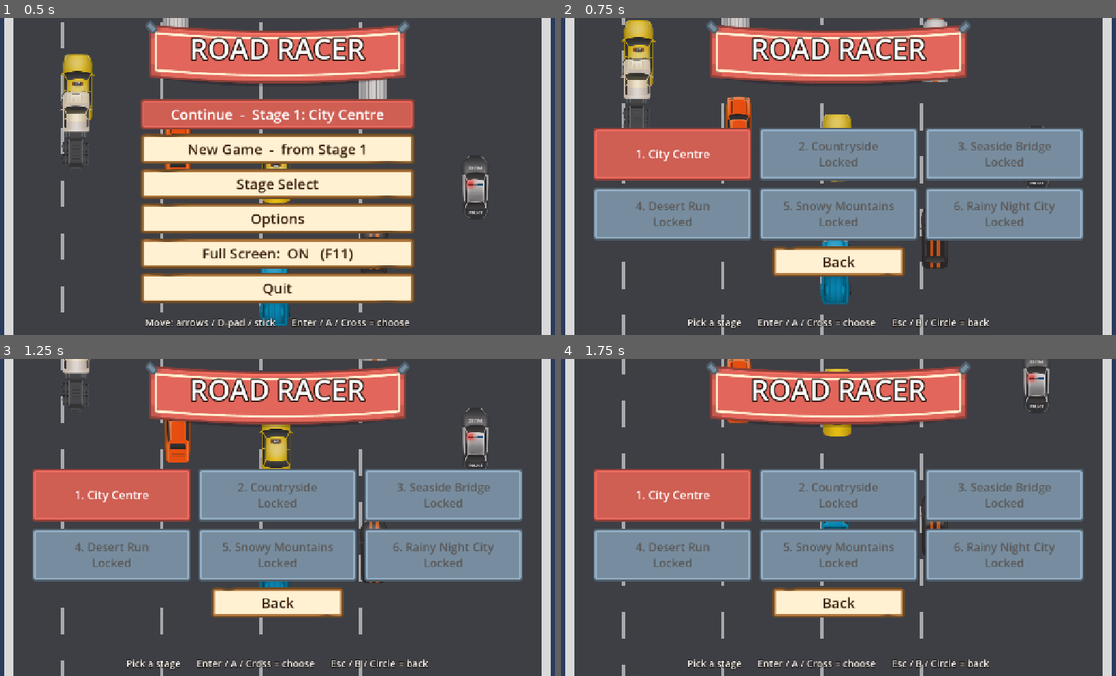
Above: before the commit, frames 1-4 (two rows, left to right).
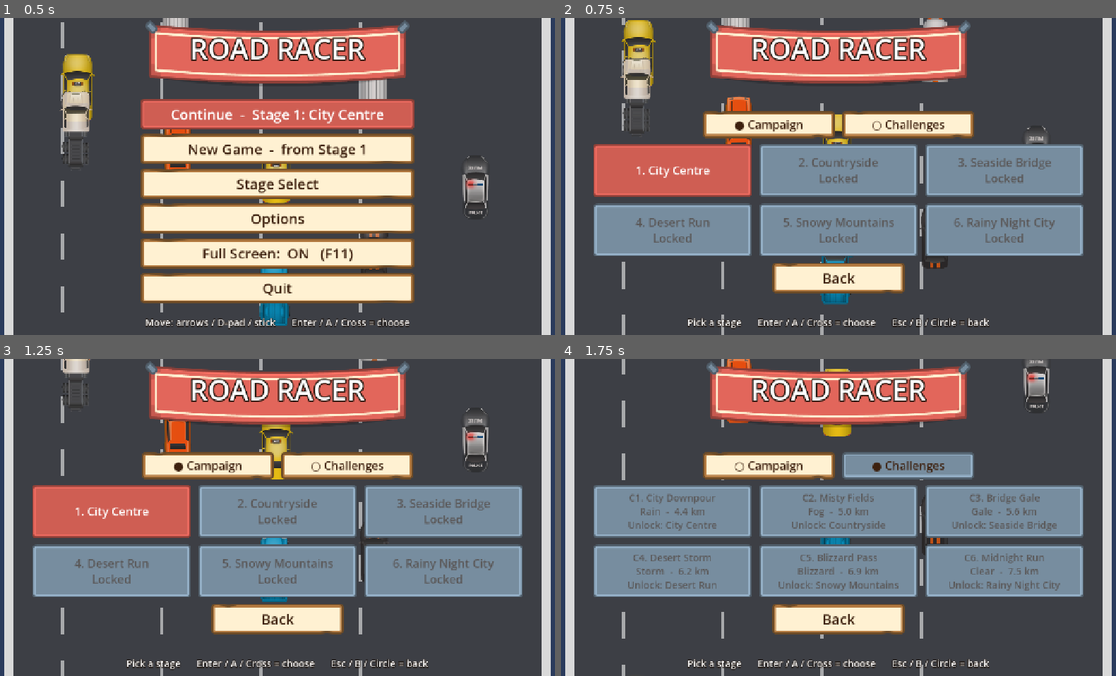
Above: after the commit, the same moments.

Repository: m-nagy/RoadRacer
Game: Godot game, scene res://scenes/title/title.tscn
The game is run twice, just before and just after one commit, with the same random seed, the same clock (stepped at 60 frames per second) and the same inputs.
Inputs (mouse positions are in pixels of both pictures, inside the frame that each line leads up to):
- Up to frame 1 (0.5 s): no input
- Up to frame 2 (0.75 s): click "Stage Select" at 0.5 s
- Up to frame 3 (1.25 s): no input
- Up to frame 4 (1.75 s): click (910, 466) at 1.25 s, where only the run after the commit has a clickable "○ Challenges"

Frame 1 is identical in both runs. In frame 2, 24% of the frame differs, in the area x 5-95%, y 29-87%; in frame 3, 24%; in frame 4, 27%.

Commit message:
Phase 6: stage variants (challenges) with their own weather, time of day and length; short-stage time budget; fog, gale, storm, blizzard weathers
Co-Authored-By: Claude Sonnet 5.5 <noreply@anthropic.com>

Diff:
--- a/autoload/autotest.gd
+++ b/autoload/autotest.gd
@@ -23,6 +23,7 @@
 var _kd_state := {}
 var _flow_i := 0
 var diff := ""
+var cleared_arg := ""   # cleared=city,bridge: pretend only these stages are cleared (in memory only)
 var no_time := false
 var hit_kind := ""
 var police_at := -1.0
@@ -82,6 +83,8 @@
 			title_screen = int(a.get_slice("=", 1))
 		elif a.begins_with("tab="):
 			title_tab = int(a.get_slice("=", 1))
+		elif a.begins_with("cleared="):
+			cleared_arg = a.get_slice("=", 1)
 		elif a.begins_with("diff="):
 			diff = a.get_slice("=", 1)
 		elif a == "notime":
@@ -134,6 +137,8 @@
 	Game.prefs_applied = true
 	if diff != "":
 		SaveManager.difficulty = diff
+	if cleared_arg != "":
+		SaveManager.cleared.assign(Array(cleared_arg.split(",")) if cleared_arg != "none" else [])
 	if title_mode:
 		for i in players:
 			Game.players[i].ready = false
@@ -177,6 +182,8 @@
 				var devs: Array = scene.players_screen.devices
 				devs[0]["pos"] = -1
 				devs[1]["pos"] = 1
+			if title_screen == 1 and title_tab == 1:
+				scene.stage_select.select_tab(1)
 			if title_screen == 4 and title_tab == 1:
 				scene.options_screen.select_tab(1)
 		for s in shots:
--- /dev/null
+++ b/data/challenges/blizzard_snow.tres
@@ -0,0 +1,16 @@
+[gd_resource type="Resource" script_class="StageVariant" format=3]
+
+[ext_resource type="Resource" path="res://data/stages/stage5.tres" id="1_j2r4n"]
+[ext_resource type="Script" path="res://data/stage_variant.gd" id="2_8dhy5"]
+[ext_resource type="Resource" path="res://data/weather/blizzard.tres" id="3_p2q1r"]
+
+[resource]
+script = ExtResource("2_8dhy5")
+id = "blizzard_snow"
+name = "Blizzard Pass"
+base = ExtResource("1_j2r4n")
+weather = ExtResource("3_p2q1r")
+time_of_day = "day"
+rng_seed = 1505
+v_slow = 292.0
+v_fast = 356.0
--- /dev/null
+++ b/data/challenges/dry_night_city.tres
@@ -0,0 +1,16 @@
+[gd_resource type="Resource" script_class="StageVariant" format=3]
+
+[ext_resource type="Resource" path="res://data/stages/stage6.tres" id="1_3jrs5"]
+[ext_resource type="Script" path="res://data/stage_variant.gd" id="2_16c0e"]
+[ext_resource type="Resource" path="res://data/weather/none.tres" id="3_typvg"]
+
+[resource]
+script = ExtResource("2_16c0e")
+id = "dry_night_city"
+name = "Midnight Run"
+base = ExtResource("1_3jrs5")
+weather = ExtResource("3_typvg")
+time_of_day = "night"
+rng_seed = 1606
+v_slow = 300.0
+v_fast = 308.0
--- /dev/null
+++ b/data/challenges/fog_country.tres
@@ -0,0 +1,16 @@
+[gd_resource type="Resource" script_class="StageVariant" format=3]
+
+[ext_resource type="Resource" path="res://data/stages/stage2.tres" id="1_882ft"]
+[ext_resource type="Script" path="res://data/stage_variant.gd" id="2_cvvyt"]
+[ext_resource type="Resource" path="res://data/weather/fog.tres" id="3_amrtq"]
+
+[resource]
+script = ExtResource("2_cvvyt")
+id = "fog_country"
+name = "Misty Fields"
+base = ExtResource("1_882ft")
+weather = ExtResource("3_amrtq")
+time_of_day = "day"
+rng_seed = 1202
+v_slow = 288.0
+v_fast = 332.0
--- /dev/null
+++ b/data/challenges/gale_bridge.tres
@@ -0,0 +1,16 @@
+[gd_resource type="Resource" script_class="StageVariant" format=3]
+
+[ext_resource type="Resource" path="res://data/stages/stage3.tres" id="1_04og1"]
+[ext_resource type="Script" path="res://data/stage_variant.gd" id="2_314sy"]
+[ext_resource type="Resource" path="res://data/weather/gale.tres" id="3_04ddq"]
+
+[resource]
+script = ExtResource("2_314sy")
+id = "gale_bridge"
+name = "Bridge Gale"
+base = ExtResource("1_04og1")
+weather = ExtResource("3_04ddq")
+time_of_day = "day"
+rng_seed = 1303
+v_slow = 302.0
+v_fast = 360.0
--- /dev/null
+++ b/data/challenges/rain_city.tres
@@ -0,0 +1,16 @@
+[gd_resource type="Resource" script_class="StageVariant" format=3]
+
+[ext_resource type="Resource" path="res://data/stages/stage1.tres" id="1_08v45"]
+[ext_resource type="Script" path="res://data/stage_variant.gd" id="2_482yq"]
+[ext_resource type="Resource" path="res://data/weather/rain.tres" id="3_ml1vk"]
+
+[resource]
+script = ExtResource("2_482yq")
+id = "rain_city"
+name = "City Downpour"
+base = ExtResource("1_08v45")
+weather = ExtResource("3_ml1vk")
+time_of_day = "day"
+rng_seed = 1101
+v_slow = 271.0
+v_fast = 277.0
--- /dev/null
+++ b/data/challenges/storm_desert.tres
@@ -0,0 +1,16 @@
+[gd_resource type="Resource" script_class="StageVariant" format=3]
+
+[ext_resource type="Resource" path="res://data/stages/stage4.tres" id="1_rbu1g"]
+[ext_resource type="Script" path="res://data/stage_variant.gd" id="2_xecst"]
+[ext_resource type="Resource" path="res://data/weather/storm.tres" id="3_maw6x"]
+
+[resource]
+script = ExtResource("2_xecst")
+id = "storm_desert"
+name = "Desert Storm"
+base = ExtResource("1_rbu1g")
+weather = ExtResource("3_maw6x")
+time_of_day = "night"
+rng_seed = 1404
+v_slow = 300.0
+v_fast = 320.0
--- a/data/difficulty.gd
+++ b/data/difficulty.gd
@@ -1,7 +1,7 @@
 class_name Difficulty
 ## Difficulty levels and the time budget they imply.
 ##
-## The timer starts at 100. The rest of the time a race needs comes from the three checkpoints
+## The timer starts at 100 (less on a short stage, see time_budget). The rest of the time a race needs comes from the three checkpoints
 ## (and fuel cans). Each stage stores how fast a clean bot drives it in slow gear and in fast gear
 ## (v_slow / v_fast, measured with the autotest bot), so the checkpoint bonus can be worked out so
 ## that:  Easy = up to 10 crashes still finishes (even in slow gear),
@@ -16,6 +16,10 @@
 const CRASH_COST := 4.6       # net timer cost of a crash: 5 s penalty + re-accelerating, minus the 1.6 s the timer is paused while wrecked
 const MARGIN := 1.03          # a clean run should finish with a little to spare
 const FUEL_TAKEN := 0.5       # assume half of the fuel cans get collected
+const FULL_START := 100.0     # starting time of a stage long enough to need nothing else
+const MIN_START := 45.0       # ...and the least a short stage starts with
+const MIN_BONUS := 10.0
+const MAX_BONUS := 90.0
 
 
 static func level(name: String) -> DifficultyLevel:
@@ -30,9 +34,19 @@
 	return int((stage.length - 1500.0) / fuel_spacing(stage, lv))
 
 
-## Seconds added at each of the 3 checkpoints.
-static func checkpoint_bonus(stage: StageData, lv: DifficultyLevel) -> float:
+## Starting time and the seconds added at each of the 3 checkpoints: {"start": float, "checkpoint": float}.
+## Long stages start at 100 s and get what they need from the checkpoints. A short stage would be
+## far too easy that way (the checkpoint bonus cannot go below 10 s), so it starts with less time.
+static func time_budget(stage: StageData, lv: DifficultyLevel) -> Dictionary:
 	var v: float = lerpf(stage.v_slow, stage.v_fast, lv.speed_mix)
 	var need: float = stage.length / v * MARGIN + lv.allow * CRASH_COST
 	var fuel_gain: float = FUEL_TAKEN * fuel_count(stage, lv) * 10.0
-	return clampf(roundf((need - 100.0 - fuel_gain) / 3.0), 10.0, 90.0)
+	var bonus := roundf((need - FULL_START - fuel_gain) / 3.0)
+	if bonus >= MIN_BONUS:
+		return {"start": FULL_START, "checkpoint": minf(bonus, MAX_BONUS)}
+	return {"start": clampf(roundf(need - 3.0 * MIN_BONUS - fuel_gain), MIN_START, FULL_START), "checkpoint": MIN_BONUS}
+
+
+## Seconds added at each of the 3 checkpoints.
+static func checkpoint_bonus(stage: StageData, lv: DifficultyLevel) -> float:
+	return time_budget(stage, lv)["checkpoint"]
--- /dev/null
+++ b/data/stage_variant.gd
@@ -0,0 +1,53 @@
+class_name StageVariant
+extends Resource
+## A challenge stage: an existing stage with another weather, time of day and length (and, if wanted,
+## traffic, hazards, grip and wind). Nothing is copied by hand: build() takes the base stage and
+## applies the differences, so a change to the base track shows up in its variants too.
+## To add a challenge: duplicate one of the files in data/challenges/, change the fields, and list it in
+## Stages.VARIANTS.
+
+@export var id := ""                 # unique, used in the save file
+@export var name := ""
+@export var base: StageData          # the stage it is made from; clearing this unlocks the challenge
+@export var weather: WeatherData     # null = the base stage's weather
+@export_enum("inherit", "day", "night") var time_of_day := "inherit"
+@export_range(0.2, 1.0) var length_scale := 0.5
+@export var traffic_scale := 1.0     # multiplies the base's traffic density
+@export var obstacle_scale := 1.0    # multiplies the base's hazard density
+@export var grip := -1.0             # >= 0 replaces the track grip (the weather multiplies it)
+@export var wind := -1.0             # >= 0 replaces the track's own crosswind (the weather adds its own)
+@export var v_slow := 0.0            # measured speeds (see Difficulty); 0 = the base stage's
+@export var v_fast := 0.0
+@export var rng_seed := 0            # fixes the course; give each challenge its own
+
+
+func build() -> StageData:
+	var s: StageData = base.duplicate(true)   # a separate copy: the base stage is never touched
+	s.id = id
+	s.name = name
+	s.rng_seed = rng_seed
+	s.requires = base.id
+	if weather != null:
+		s.weather = weather
+	if time_of_day != "inherit":
+		s.night = time_of_day == "night"
+	s.length = roundf(base.length * length_scale / 100.0) * 100.0
+	s.traffic.density = base.traffic.density * traffic_scale
+	s.obstacles.density = base.obstacles.density * obstacle_scale
+	if grip >= 0.0:
+		s.grip = grip
+	if wind >= 0.0:
+		s.drift = wind
+	if v_slow > 0.0:
+		s.v_slow = v_slow
+	if v_fast > 0.0:
+		s.v_fast = v_fast
+	# A shortcut skips less on a shorter stage, and one that would leave no road after it is dropped.
+	s.shortcuts.clear()
+	for sc in base.shortcuts:
+		var skip := sc.skip * length_scale
+		if sc.at * s.length + skip < s.length - 1500.0:
+			var copy: ShortcutData = sc.duplicate()
+			copy.skip = skip
+			s.shortcuts.append(copy)
+	return s
--- a/data/stages.gd
+++ b/data/stages.gd
@@ -17,11 +17,23 @@
 
 const CHECKPOINTS := [0.25, 0.5, 0.75]
 
-## The challenge stages, built once from their variants.
-static var _challenges: Array[StageData] = []
+## The challenges: variants of campaign stages (see StageVariant), in the order Stage Select lists them.
+const VARIANTS: Array[StageVariant] = [
+	preload("res://data/challenges/rain_city.tres"),
+	preload("res://data/challenges/fog_country.tres"),
+	preload("res://data/challenges/gale_bridge.tres"),
+	preload("res://data/challenges/storm_desert.tres"),
+	preload("res://data/challenges/blizzard_snow.tres"),
+	preload("res://data/challenges/dry_night_city.tres"),
+]
+
+static var _challenges: Array[StageData] = []   # built from VARIANTS on first use
 
 
 static func challenges() -> Array[StageData]:
+	if _challenges.is_empty():
+		for v in VARIANTS:
+			_challenges.append(v.build())
 	return _challenges
 
 
@@ -30,14 +42,14 @@
 	for s in CAMPAIGN:
 		if s.id == id:
 			return s
-	for s in _challenges:
+	for s in challenges():
 		if s.id == id:
 			return s
 	return CAMPAIGN[0]
 
 
 static func is_challenge(id: String) -> bool:
-	for s in _challenges:
+	for s in challenges():
 		if s.id == id:
 			return true
 	return false
@@ -45,7 +57,7 @@
 
 ## The list (campaign or challenges) this stage belongs to.
 static func list_of(id: String) -> Array[StageData]:
-	return _challenges if is_challenge(id) else CAMPAIGN
+	return challenges() if is_challenge(id) else CAMPAIGN
 
 
 ## Position of a stage in its own list, 0-based.
--- /dev/null
+++ b/data/weather/blizzard.tres
@@ -0,0 +1,32 @@
+[gd_resource type="Resource" script_class="WeatherData" format=3]
+
+[ext_resource type="Script" path="res://data/weather_layer.gd" id="1_ql4rg"]
+[ext_resource type="Script" path="res://data/weather_data.gd" id="2_phofh"]
+
+[sub_resource type="Resource" id="Resource_l04ls"]
+script = ExtResource("1_ql4rg")
+amount = 340
+lifetime = 2.2
+direction = Vector2(-0.55, 1)
+speed = 420.0
+shape = 1
+color = Color(1, 1, 1, 0.9)
+scale = 1.1
+
+[sub_resource type="Resource" id="Resource_cryay"]
+script = ExtResource("1_ql4rg")
+amount = 50
+lifetime = 0.8
+direction = Vector2(-1, 0.1)
+speed = 1000.0
+color = Color(1, 1, 1, 0.2)
+horizontal = true
+
+[resource]
+script = ExtResource("2_phofh")
+id = "blizzard"
+label = "Blizzard"
+grip = 0.6
+wind = 70.0
+tint = Color(0.88, 0.93, 1, 0.24)
+layers = Array[ExtResource("1_ql4rg")]([SubResource("Resource_l04ls"), SubResource("Resource_cryay")])
--- /dev/null
+++ b/data/weather/fog.tres
@@ -0,0 +1,21 @@
+[gd_resource type="Resource" script_class="WeatherData" format=3]
+
+[ext_resource type="Script" path="res://data/weather_layer.gd" id="1_st3rn"]
+[ext_resource type="Script" path="res://data/weather_data.gd" id="2_dta4c"]
+
+[sub_resource type="Resource" id="Resource_nkmhv"]
+script = ExtResource("1_st3rn")
+amount = 22
+lifetime = 7.0
+speed = 100.0
+shape = 2
+color = Color(0.92, 0.94, 0.97, 0.16)
+scale = 5.0
+
+[resource]
+script = ExtResource("2_dta4c")
+id = "fog"
+label = "Fog"
+grip = 0.9
+tint = Color(0.8, 0.84, 0.88, 0.32)
+layers = Array[ExtResource("1_st3rn")]([SubResource("Resource_nkmhv")])
--- /dev/null
+++ b/data/weather/gale.tres
@@ -0,0 +1,32 @@
+[gd_resource type="Resource" script_class="WeatherData" format=3]
+
+[ext_resource type="Script" path="res://data/weather_layer.gd" id="1_mkuwy"]
+[ext_resource type="Script" path="res://data/weather_data.gd" id="2_sf30w"]
+
+[sub_resource type="Resource" id="Resource_3rg4a"]
+script = ExtResource("1_mkuwy")
+amount = 110
+lifetime = 0.6
+direction = Vector2(-1, 0.08)
+speed = 1400.0
+color = Color(1, 1, 1, 0.28)
+horizontal = true
+
+[sub_resource type="Resource" id="Resource_ate2b"]
+script = ExtResource("1_mkuwy")
+amount = 24
+lifetime = 1.2
+direction = Vector2(-1, 0.3)
+speed = 700.0
+shape = 1
+color = Color(0.8, 0.75, 0.6, 0.6)
+scale = 1.2
+horizontal = true
+
+[resource]
+script = ExtResource("2_sf30w")
+id = "gale"
+label = "Gale"
+grip = 0.95
+wind = 110.0
+layers = Array[ExtResource("1_mkuwy")]([SubResource("Resource_3rg4a"), SubResource("Resource_ate2b")])
--- /dev/null
+++ b/data/weather/storm.tres
@@ -0,0 +1,30 @@
+[gd_resource type="Resource" script_class="WeatherData" format=3]
+
+[ext_resource type="Script" path="res://data/weather_layer.gd" id="1_6a7hw"]
+[ext_resource type="Script" path="res://data/weather_data.gd" id="2_0egwe"]
+
+[sub_resource type="Resource" id="Resource_sxnyw"]
+script = ExtResource("1_6a7hw")
+amount = 340
+lifetime = 0.5
+direction = Vector2(-0.25, 1)
+speed = 1250.0
+color = Color(0.7, 0.8, 1, 0.55)
+
+[sub_resource type="Resource" id="Resource_hdlje"]
+script = ExtResource("1_6a7hw")
+amount = 40
+lifetime = 0.8
+direction = Vector2(-1, 0.1)
+speed = 1300.0
+color = Color(1, 1, 1, 0.22)
+horizontal = true
+
+[resource]
+script = ExtResource("2_0egwe")
+id = "storm"
+label = "Storm"
+grip = 0.7
+wind = 60.0
+tint = Color(0.03, 0.05, 0.14, 0.28)
+layers = Array[ExtResource("1_6a7hw")]([SubResource("Resource_sxnyw"), SubResource("Resource_hdlje")])
--- a/data/weather_layer.gd
+++ b/data/weather_layer.gd
@@ -2,7 +2,7 @@
 extends Resource
 ## One kind of particle in a weather: rain drops, snowflakes, wind streaks...
 
-enum Shape { STREAK, DOT }
+enum Shape { STREAK, DOT, BLOB }   # BLOB: a soft round puff (fog)
 
 @export var amount := 100
 @export var lifetime := 1.0
--- a/scenes/race/hud.gd
+++ b/scenes/race/hud.gd
@@ -88,7 +88,7 @@
 	_penalty.visible = player.penalty > 0.0
 
 	# Fuel bar: 66 px of fill inside the 70 px frame, snapped to half pixels.
-	var frac := clampf(player.time_left / 100.0, 0.0, 1.0)
+	var frac := clampf(player.time_left / player.start_time, 0.0, 1.0)
 	var px := roundf(66.0 * frac * 2.0) / 2.0
 	if px != _fuel_px:
 		_fuel_px = px
--- a/scenes/race/player_car.gd
+++ b/scenes/race/player_car.gd
@@ -22,7 +22,7 @@
 const EDGE_HW := 22.0       # visible half width/length of the body, used against the road edge
 const EDGE_HH := 47.0
 const EDGE_MARGIN := 5.0    # how far into the curb a corner may go before it counts as hitting the side
-const START_TIME := 100.0
+const START_TIME := 100.0   # default; a short stage starts with less (see Difficulty.time_budget)
 const CRASH_PENALTY := 5.0
 
 var slot := 0
@@ -31,6 +31,7 @@
 var state := State.RACING
 var speed := 0.0
 var vx := 0.0
+var start_time := START_TIME   # what the timer started at (the HUD fuel bar is relative to it)
 var time_left := START_TIME
 var score := 0.0
 var penalty := 0.0         # seconds of increased fuel consumption left
--- a/scenes/race/weather.gd
+++ b/scenes/race/weather.gd
@@ -6,6 +6,7 @@
 var _tint: ColorRect
 var _tex_streak: ImageTexture
 var _tex_dot: ImageTexture
+var _tex_blob: GradientTexture2D
 
 
 func _init() -> void:
@@ -16,6 +17,7 @@
 func setup(weather: WeatherData, density := 1.0) -> void:
 	_tex_streak = _make_tex(2, 20)
 	_tex_dot = _make_tex(6, 6)
+	_tex_blob = _make_blob()
 	_tint = ColorRect.new()
 	_tint.mouse_filter = Control.MOUSE_FILTER_IGNORE
 	_tint.set_anchors_preset(Control.PRESET_FULL_RECT)
@@ -33,8 +35,25 @@
 	return ImageTexture.create_from_image(img)
 
 
+func _make_blob() -> GradientTexture2D:
+	var g := Gradient.new()
+	g.set_color(0, Color.WHITE)
+	g.set_color(1, Color(1, 1, 1, 0))
+	var t := GradientTexture2D.new()
+	t.gradient = g
+	t.fill = GradientTexture2D.FILL_RADIAL
+	t.fill_from = Vector2(0.5, 0.5)
+	t.fill_to = Vector2(1.0, 0.5)
+	t.width = 64
+	t.height = 64
+	return t
+
+
 func _add(l: WeatherLayer, density: float) -> void:
-	var tex: Texture2D = _tex_streak if l.shape == WeatherLayer.Shape.STREAK else _tex_dot
+	var tex: Texture2D = _tex_dot
+	match l.shape:
+		WeatherLayer.Shape.STREAK: tex = _tex_streak
+		WeatherLayer.Shape.BLOB: tex = _tex_blob
 	var p := CPUParticles2D.new()
 	p.amount = maxi(1, roundi(l.amount * density))
 	p.lifetime = l.lifetime
--- a/scenes/race/world.gd
+++ b/scenes/race/world.gd
@@ -18,6 +18,7 @@
 var level: DifficultyLevel     # difficulty settings (see Difficulty)
 var level_name := "normal"
 var cp_bonus := 25.0           # seconds added at each checkpoint (depends on stage + difficulty)
+var start_time := 100.0        # what every player's timer starts at
 var road: Road
 var running := false
 var t := 0.0
@@ -40,7 +41,9 @@
 	stage = stage_data
 	level_name = SaveManager.difficulty
 	level = Difficulty.level(level_name)
-	cp_bonus = Difficulty.checkpoint_bonus(stage, level)
+	var budget := Difficulty.time_budget(stage, level)
+	cp_bonus = budget["checkpoint"]
+	start_time = budget["start"]
 	rng.seed = stage.rng_seed
 	seed(rng.seed)   # the global RNG (rivals, shuffles) repeats too, so a run can be replayed exactly
 	road = Road.new()
@@ -73,6 +76,8 @@
 	var p := PlayerCar.new()
 	_player_layer.add_child(p)
 	p.setup(self, slot, color_idx, easy, lane)
+	p.start_time = start_time
+	p.time_left = start_time
 	p.crashed.connect(_on_player_crashed.bind(p))
 	p.respawned.connect(_on_player_respawned.bind(p))
 	p.bumped.connect(_on_player_bumped.bind(p))
--- a/scenes/title/stage_button.gd
+++ b/scenes/title/stage_button.gd
@@ -14,7 +14,7 @@
 		var km := stage.length / 8.0 / 1000.0   # 8 px = 1 displayed metre
 		var info := best_text
 		if not unlocked:
-			info = "Locked - clear %s first" % Stages.by_id(Stages.requirement(stage.id)).name
+			info = "Unlock: %s" % Stages.by_id(Stages.requirement(stage.id)).name
 		text = "C%d. %s\n%s  -  %.1f km\n%s" % [number, stage.name, stage.weather.label, km, info]
 		add_theme_font_size_override("font_size", 22)
 	else:
--- a/scenes/title/stage_button.tscn
+++ b/scenes/title/stage_button.tscn
@@ -8,4 +8,5 @@
 offset_bottom = 120.0
 theme_override_font_sizes/font_size = 26
 text = "1. Stage"
+clip_text = true
 script = ExtResource("1_btn")
--- a/scenes/title/title.gd
+++ b/scenes/title/title.gd
@@ -13,7 +13,7 @@
 @onready var _bg_layer: Node2D = %BgLayer
 @onready var _hint: Label = %Hint
 @onready var _menu_box: VBoxContainer = %MenuBox
-@onready var _stage_select: StageSelect = %StageSelect
+@onready var stage_select: StageSelect = %StageSelect
 @onready var players_screen: PlayersScreen = %PlayersScreen
 @onready var _cars: CarScreen = %CarScreen
 @onready var options_screen: OptionsScreen = %OptionsScreen
@@ -31,8 +31,8 @@
 			Game.players[i].easy = SaveManager.prefs[i]["easy"]
 	_build_background()
 	_setup_menu()
-	_stage_select.picked.connect(_pick_stage)
-	_stage_select.back.connect(func(): show_screen(Screen.HOME))
+	stage_select.picked.connect(_pick_stage)
+	stage_select.back.connect(func(): show_screen(Screen.HOME))
 	players_screen.finished.connect(func(): show_screen(Screen.CARS))
 	players_screen.back.connect(func(): show_screen(Screen.HOME))
 	_cars.finished.connect(_start_race)
@@ -104,7 +104,7 @@
 	screen = s
 	InputManager.freeze_held()
 	_menu_box.get_parent().visible = s == Screen.HOME
-	_stage_select.visible = s == Screen.STAGES
+	stage_select.visible = s == Screen.STAGES
 	players_screen.visible = s == Screen.PLAYERS
 	_cars.visible = s == Screen.CARS
 	options_screen.visible = s == Screen.OPTIONS
@@ -115,7 +115,7 @@
 			%Continue.call_deferred("grab_focus")
 		Screen.STAGES:
 			_hint.text = "Pick a stage      Enter / A / Cross = choose      Esc / B / Circle = back"
-			_stage_select.open()
+			stage_select.open()
 		Screen.PLAYERS:
 			_hint.text = "Move a controller to Player 1 or 2      Enter / A / Cross = go on      Esc / B / Circle = back"
 			players_screen.open()
Not shown, added: data/stage_variant.gd.uid
